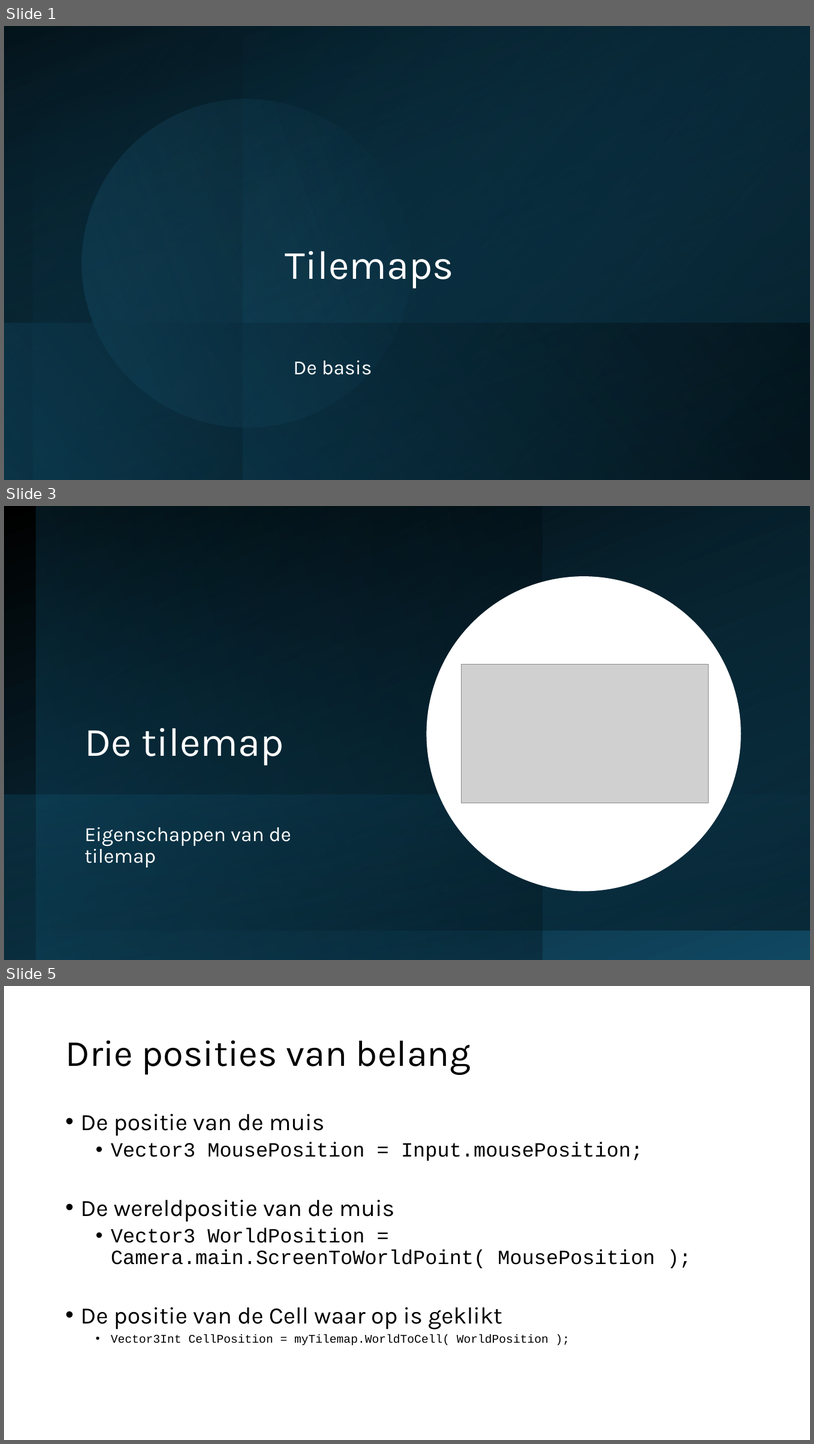
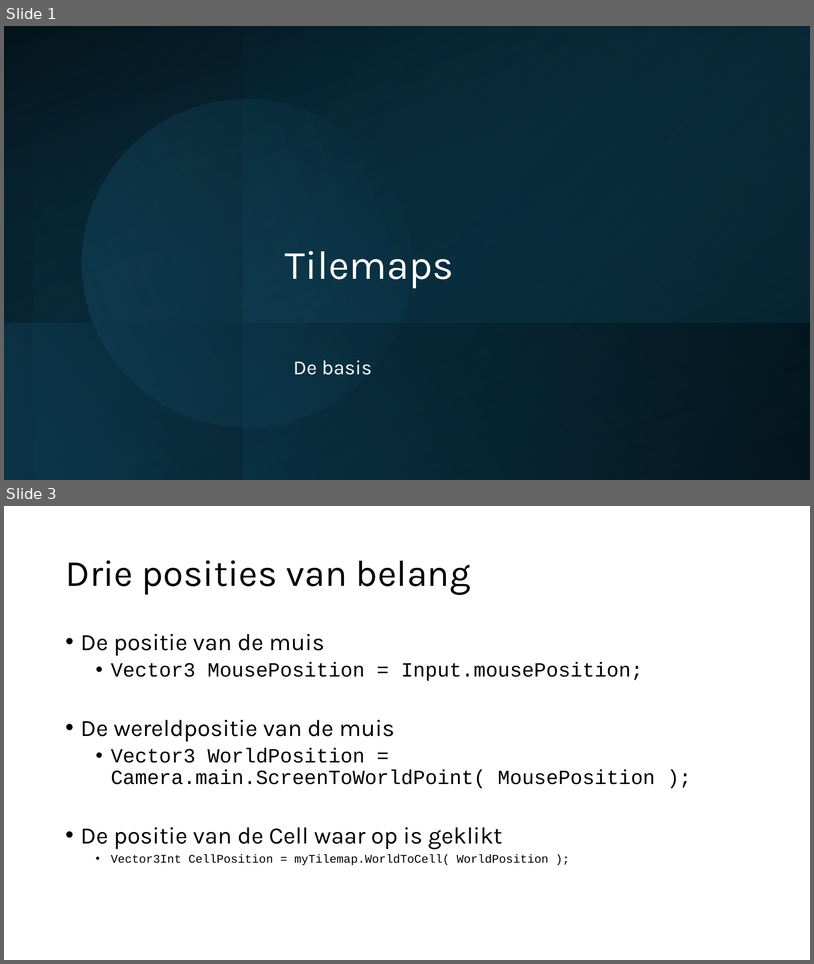
Before and after one commit to djsjollema/lessen-gamedevelopment, a slide deck: M4/GDV_2D_Gym/les3/gdv-2d-gym-les2.pptx. Shown one above the other, each under a label of ours: slides 1, 3 and 5 before the commit, slides 1 and 3 after it; the slides between them are not shown. The pictures are 814x1444 and 814x964 pixels, drawn with LibreOffice and Linux fonts; fonts in the diff are those of the drawing; grey boxes stand for pictures. Boxes give left, top, right and bottom in pixels: in the first picture for what was removed or moved away, otherwise in the second. Text is boxed around its words. In the diff, an @@ line names an element or a change of style, - is before the commit and + after.

```diff
--- a/M4/GDV_2D_Gym/les3/gdv-2d-gym-les2.pptx
+++ b/M4/GDV_2D_Gym/les3/gdv-2d-gym-les2.pptx
@@ slide 3 removed at box(4, 506, 810, 960), background #FFFFFF @@
@@ rectangle removed at box(4, 506, 810, 960) @@
@@ rectangle removed at box(36, 506, 543, 960) @@
@@ rectangle removed at box(36, 506, 810, 930) @@
@@ ellipse removed at box(427, 576, 741, 891) @@
@@ picture removed at box(462, 664, 710, 802) @@
@@ title removed at box(84, 727, 284, 765) @@
-De tilemap
@@ rectangle removed at box(5, 793, 810, 960) @@
@@ text removed at box(84, 827, 291, 867) @@
-Eigenschappen van de tilemap
@@ what was slide 5 is now slide 3 @@
```
Also in this commit, not shown: 1 slide changed, 1 other slide removed.
